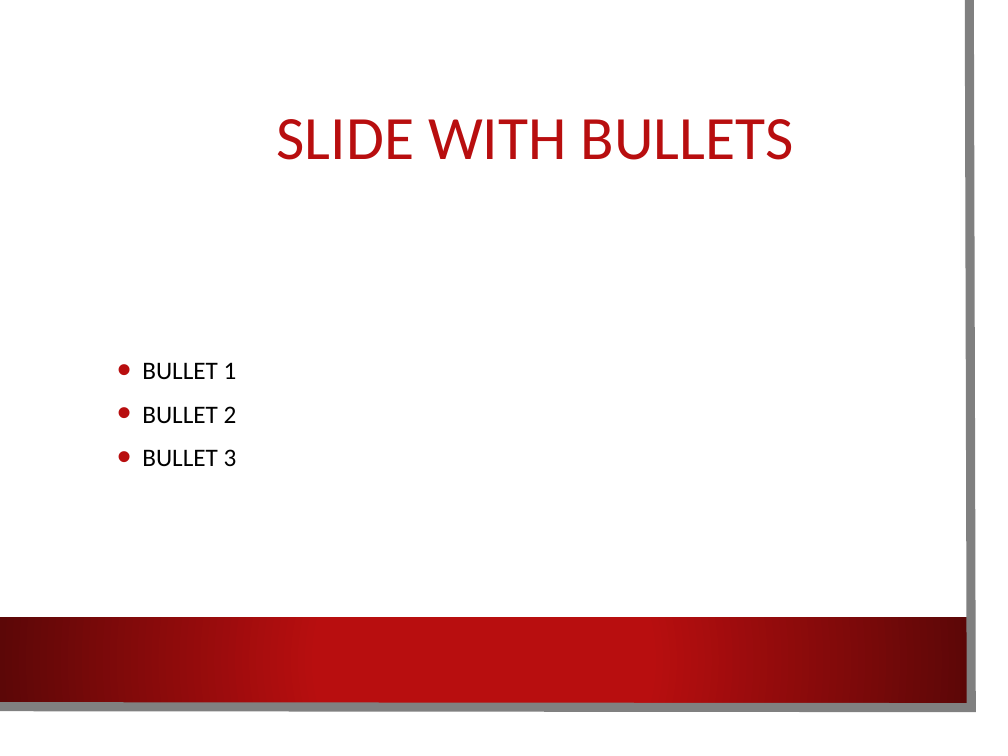
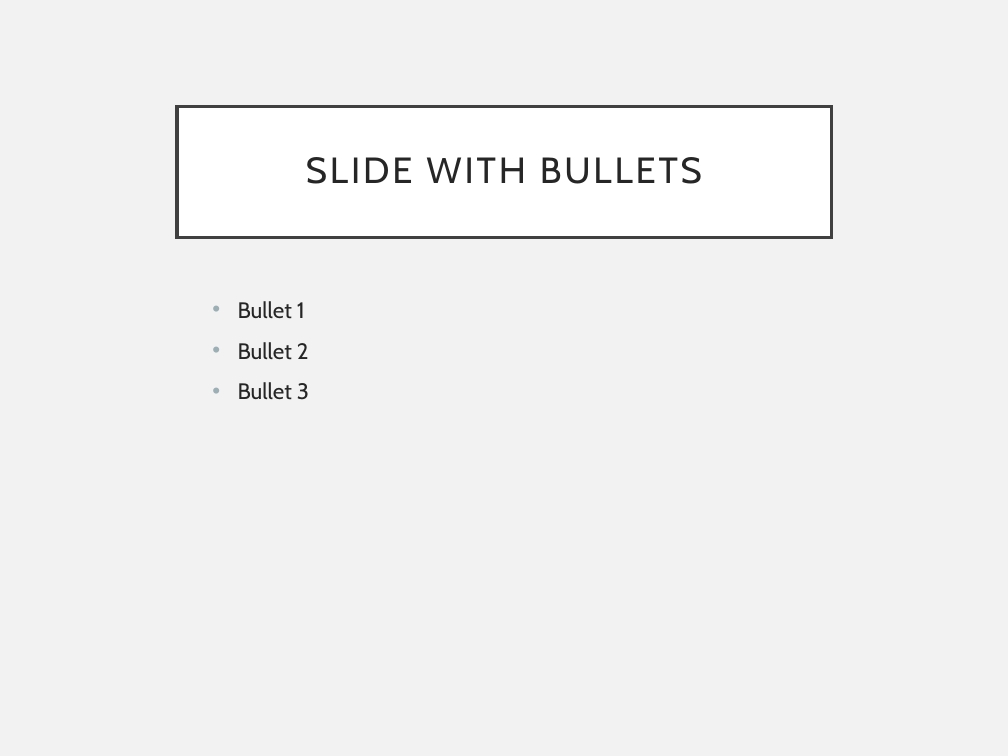
Before and after one commit to grousell/Intro-Rmarkdown, a slide deck: slide 3 of PowerPoint_Template.pptx. Drawn at 1008x756 pixels with LibreOffice and Linux fonts; fonts in the diff are those of the drawing; background and template pictures are left out. Boxes give left, top, right and bottom in pixels: in the first picture for what was removed or moved away, otherwise in the second. Text is boxed around its words. In the diff, an @@ line names an element or a change of style, - is before the commit and + after.

```diff
--- a/PowerPoint_Template.pptx
+++ b/PowerPoint_Template.pptx
@@ background picture (left out) to #F2F2F2 @@
@@ rectangle removed at box(0, 0, 991, 733) @@
@@ freeform shape removed at box(0, 0, 972, 708) @@
@@ title "SLIDE WITH BULLETS": place and size @@
-title "SLIDE WITH BULLETS" at box(277, 119, 794, 160)
+title "SLIDE WITH BULLETS" at box(177, 106, 832, 237)
@@ title "SLIDE WITH BULLETS" at box(177, 106, 832, 237): size 44 to 26 pt, font Calibri to Cabin, text colour #B80E0F to #262626, letter spacing 0 to 2 pt; alignment left to centre; fill none to #FFFFFF; outline none to #404040 2.5 pt @@
@@ text "Bullet 1" at box(238, 301, 309, 400): vertical alignment middle to top @@
@@ text at box(238, 301, 309, 400): text changed; size 18 to 16 pt; font Calibri to Cabin; text colour #000000 to #262626 @@
-  • BULLET 1
-  • BULLET 2
-  • BULLET 3
+  • Bullet 1
+  • Bullet 2
+  • Bullet 3
@@ rectangle removed at box(0, 617, 968, 703) @@
```
Also in this commit, not shown: 5 other slides changed, 5 other files.
